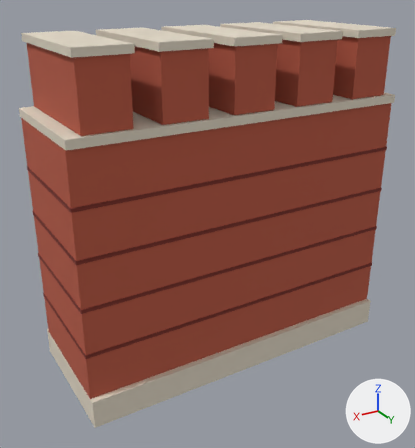
What one commit did to the glTF model public/assets/bld/bld_kremlin_wall.glb.
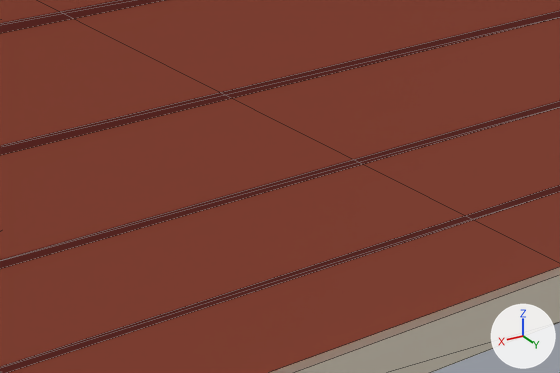
There are two pictures of each version: one whole from a camera (50 mm lens) standing at (5.15, 8.27, 6.61) and looking at (0.23, 0.07, 2.51), one close up on the part from 31% to 88% of the width and 42% to 77% of the height. Arrows for +X, +Y and +Z are at lower right; the lights stay in place. The first two pictures are the older version. The close-ups show mesh edges as thin lines. Where no turn or scale is listed for an object, it has been applied to the vertices. Vertices at exactly the same position are counted once.

The scene before the commit, as lines of its bpy script (objects in view):
```python
me_bld_kremlin_wall = bpy.data.meshes.new('bld_kremlin_wall')
me_bld_kremlin_wall.from_pydata(...)  # 152 vertices, 228 faces; spans x -3.01..3.01, y -1.2..1.2, z -2.91..2.91
me_bld_kremlin_wall.materials.append(mat_palette)  # picture img_palette_atlas
ob_bld_kremlin_wall = bpy.data.objects.new('bld_kremlin_wall', me_bld_kremlin_wall)
ob_bld_kremlin_wall.location = (0.0, 0.0, 2.91)
```
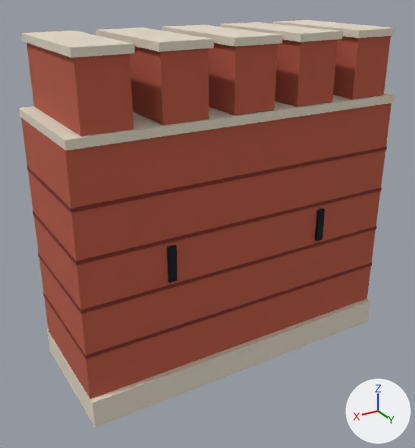
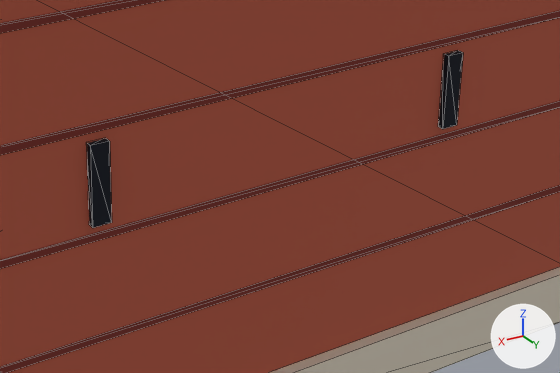
What changed in the scene script:
```text
Change me_bld_kremlin_wall:
    used by ob_bld_kremlin_wall; location = (0.0, 0.0, 2.91)
    remove me_bld_kremlin_wall.from_pydata(...)  # 152 vertices, 228 faces; spans x -3.01..3.01, y -1.2..1.2, z -2.91..2.91
    add me_bld_kremlin_wall.from_pydata(...)  # 168 vertices, 252 faces; spans x -3.01..3.01, y -1.2..1.2, z -2.91..2.91
    me_bld_kremlin_wall part 1: a new loose piece, a box spanning x -1.57..-1.43, y 1.09..1.15, z -0.71..-0.11, in mat_palette (picture img_palette_atlas)
    me_bld_kremlin_wall part 2: a new loose piece, a box spanning x 1.43..1.57, y 1.09..1.15, z -0.71..-0.11, in mat_palette (picture img_palette_atlas)
```

Location of each change, [x1, y1, x2, y2] in pixels of the close-ups (560 x 373 px):
part 1 of me_bld_kremlin_wall, added: after [439, 50, 463, 129]
part 2 of me_bld_kremlin_wall, added: after [87, 138, 112, 228]
